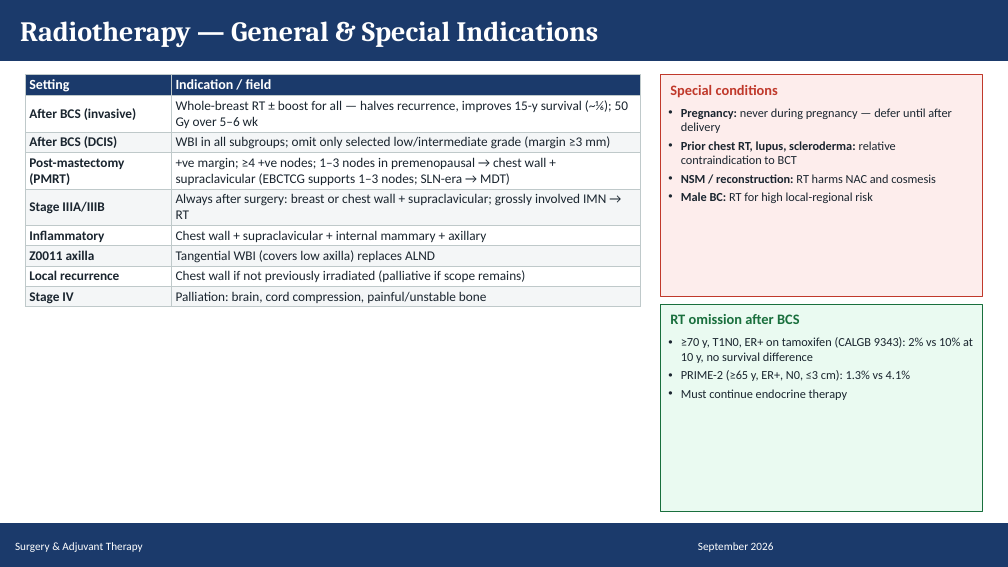
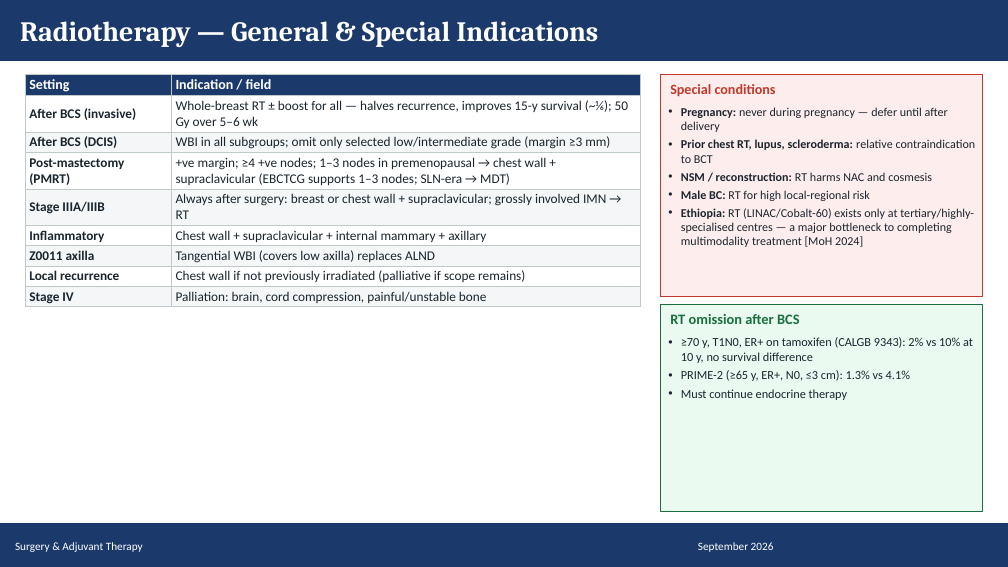
Before and after one commit to Muluamlak/Phone, a slide deck: slide 54 of BreastCancer_Management_Visual_65.pptx. Drawn at 1008x567 pixels with LibreOffice and Linux fonts; fonts in the diff are those of the drawing. Boxes give left, top, right and bottom in pixels: in the first picture for what was removed or moved away, otherwise in the second. Text is boxed around its words. In the diff, an @@ line names an element or a change of style, - is before the commit and + after.

```diff
--- a/BreastCancer_Management_Visual_65.pptx
+++ b/BreastCancer_Management_Visual_65.pptx
@@ text "Special conditions" at (x1=670, y1=84, x2=776, y2=97): size 10.3 to 10.1 pt @@
@@ text at (x1=681, y1=107, x2=976, y2=201): size 8.8 to 8.6 pt in "Pregnancy: never during pregnancy — defer until ...", "Prior chest RT, lupus, scleroderma: relative contraindicatio ...", "NSM / reconstruction: RT harms NAC and ...", "Male BC: RT for high local-regional risk" @@
@@ text at (x1=681, y1=208, x2=974, y2=247): paragraph added @@
+• Ethiopia: RT (LINAC/Cobalt-60) exists only at tertiary/highly-specialised centres — a major bottleneck to completing multimodality treatment [MoH 2024]
```
Also in this commit, not shown: 7 other slides changed.
